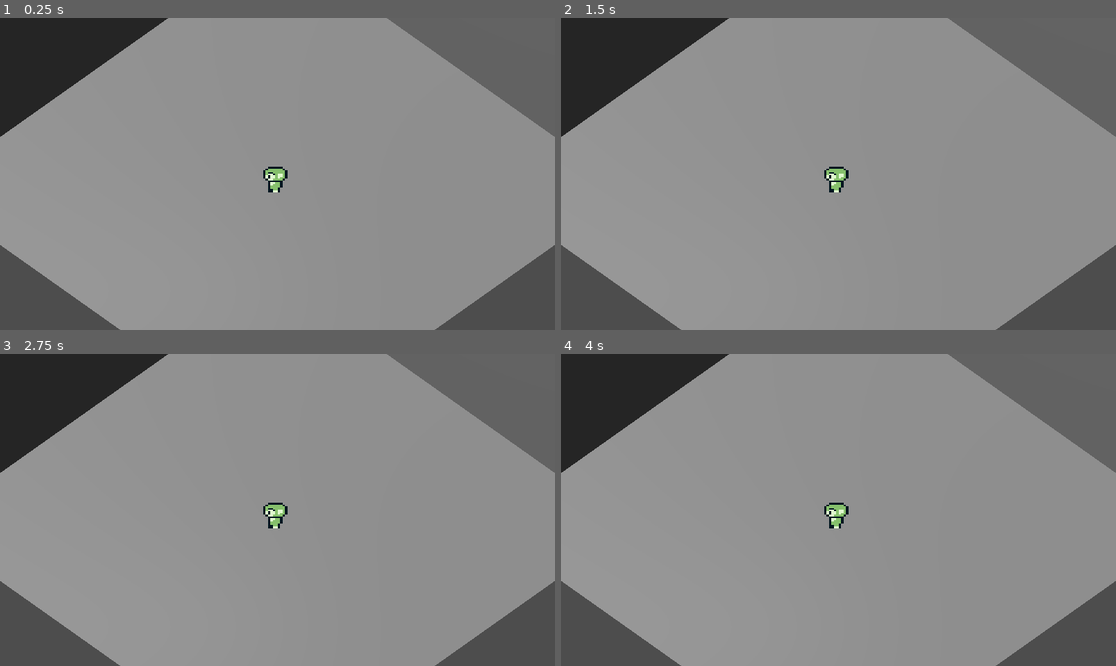
Above: before the commit, frames 1-4 (two rows, left to right).
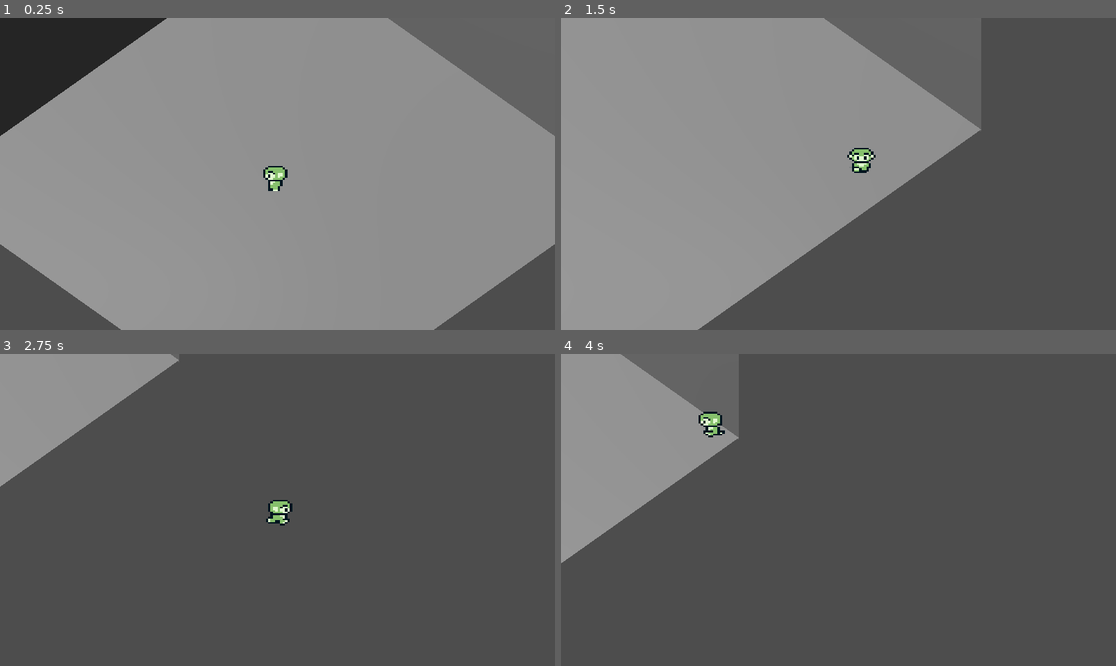
Above: after the commit, the same moments.

Repository: karuBeL/Diplomna
Game: Godot game, scene res://World/world.tscn
Two runs of this game, one before a commit and one after it. Both use one fixed random seed, a clock stepped at 60 frames per second and the inputs below. Before the commit the project has no main scene; this scene is started directly in both runs.
Inputs:
- Up to frame 1 (0.25 s): no input
- Up to frame 2 (1.5 s): tap Enter at 0.5 s; hold D (move_right) 0.53-1.28 s; hold S (move_backwards) from 1.28 s (still down)
- Up to frame 3 (2.75 s): release S (move_backwards) at 2.03 s; hold D (move_right) from 2.03 s (still down)
- Up to frame 4 (4 s): release D (move_right) at 2.78 s; hold W (move_forwards) 2.78-3.53 s; hold A (move_left) from 3.53 s (still down)

The runs differ from the first frame. In frame 1, 0.3% of the frame differs, in the area x 0-100%, y 0-100%; in frame 2, 46%; in frame 3, 87%; in frame 4, 81%.

Commit message:
Fixed file paths

Diff:
--- a/Enemy/CharacterBody3D.gd
+++ /dev/null
@@ -1,19 +0,0 @@
-extends CharacterBody3D
-
-
-const SPEED = 5.0
-
-func _ready():
-	#Input.mouse_mode = Input.MOUSE_MODE_CAPTURED
-	pass
-
-func _physics_process(delta):
-
-	if direction:
-		velocity.x = direction.x * SPEED
-		velocity.z = direction.z * SPEED
-	else:
-		velocity.x = move_toward(velocity.x, 0, SPEED)
-		velocity.z = move_toward(velocity.z, 0, SPEED)
-
-	move_and_slide()
--- a/Enemy/enemy.tscn
+++ /dev/null
@@ -1,14 +0,0 @@
-[gd_scene load_steps=3 format=3 uid="uid://mktlji5aombg"]
-
-[ext_resource type="Texture2D" path="res://icon.svg" id="1_twxia"]
-
-[sub_resource type="BoxShape3D" id="BoxShape3D_kvfjq"]
-size = Vector3(1.3, 1.3, 0.01)
-
-[node name="Enemy" type="CharacterBody3D"]
-
-[node name="CollisionShape3D" type="CollisionShape3D" parent="."]
-shape = SubResource("BoxShape3D_kvfjq")
-
-[node name="Sprite3D" type="Sprite3D" parent="CollisionShape3D"]
-texture = ExtResource("1_twxia")
--- a/Player/player.tscn
+++ b/Player/player.tscn
@@ -1,6 +1,6 @@
-[gd_scene load_steps=38 format=3 uid="uid://b8bco488vq7mi"]
-
-[ext_resource type="Script" path="res://player.gd" id="1_0xddf"]
+[gd_scene load_steps=38 format=3 uid="uid://cdy4cghohpe0p"]
+
+[ext_resource type="Script" path="res://Player/player.gd" id="1_g7hk5"]
 [ext_resource type="Texture2D" uid="uid://cbuabnbxvl0qk" path="res://assets/character_sprite_test.png" id="2_v8wcy"]
 
 [sub_resource type="BoxShape3D" id="BoxShape3D_pb3c2"]
@@ -291,7 +291,7 @@
 transform = Transform3D(-4.37114e-08, 0, -1, 0, 1, 0, 1, 0, -4.37114e-08, 0, -0.810647, 0)
 collision_layer = 2
 collision_mask = 3
-script = ExtResource("1_0xddf")
+script = ExtResource("1_g7hk5")
 
 [node name="CollisionShape3D" type="CollisionShape3D" parent="."]
 transform = Transform3D(-4.37114e-08, 0, -1, 0, 1, 0, 1, 0, -4.37114e-08, 0, 1.61385, 0)
@@ -305,4 +305,4 @@
 texture_filter = 0
 sprite_frames = SubResource("SpriteFrames_neafe")
 animation = &"testLeftCamera"
-frame_progress = 0.301032
+frame_progress = 0.150109
--- a/World/world.tscn
+++ b/World/world.tscn
@@ -1,8 +1,8 @@
 [gd_scene load_steps=7 format=3 uid="uid://cvfuic65orvui"]
 
-[ext_resource type="PackedScene" uid="uid://euwu1a7qpr7o" path="res://room.tscn" id="1_dnfyr"]
-[ext_resource type="PackedScene" uid="uid://b8bco488vq7mi" path="res://player.tscn" id="2_hmugm"]
-[ext_resource type="Script" path="res://CameraPlayer.gd" id="3_c17pr"]
+[ext_resource type="PackedScene" uid="uid://euwu1a7qpr7o" path="res://Room/room.tscn" id="1_dnfyr"]
+[ext_resource type="PackedScene" uid="uid://cdy4cghohpe0p" path="res://Player/player.tscn" id="2_hmugm"]
+[ext_resource type="Script" path="res://World/CameraPlayer.gd" id="3_c17pr"]
 
 [sub_resource type="Environment" id="Environment_ow6rj"]
 
--- /dev/null
+++ b/icon.svg
@@ -0,0 +1 @@
+<svg height="128" width="128" xmlns="http://www.w3.org/2000/svg"><rect x="2" y="2" width="124" height="124" rx="14" fill="#363d52" stroke="#212532" stroke-width="4"/><g transform="scale(.101) translate(122 122)"><g fill="#fff"><path d="M105 673v33q407 354 814 0v-33z"/><path fill="#478cbf" d="m105 673 152 14q12 1 15 14l4 67 132 10 8-61q2-11 15-15h162q13 4 15 15l8 61 132-10 4-67q3-13 15-14l152-14V427q30-39 56-81-35-59-83-108-43 20-82 47-40-37-88-64 7-51 8-102-59-28-123-42-26 43-46 89-49-7-98 0-20-46-46-89-64 14-123 42 1 51 8 102-48 27-88 64-39-27-82-47-48 49-83 108 26 42 56 81zm0 33v39c0 276 813 276 813 0v-39l-134 12-5 69q-2 10-14 13l-162 11q-12 0-16-11l-10-65H447l-10 65q-4 11-16 11l-162-11q-12-3-14-13l-5-69z"/><path d="M483 600c3 34 55 34 58 0v-86c-3-34-55-34-58 0z"/><circle cx="725" cy="526" r="90"/><circle cx="299" cy="526" r="90"/></g><g fill="#414042"><circle cx="307" cy="532" r="60"/><circle cx="717" cy="532" r="60"/></g></g></svg>
--- a/project.godot
+++ b/project.godot
@@ -11,7 +11,7 @@
 [application]
 
 config/name="Projects"
-run/main_scene="res://world.tscn"
+run/main_scene="res://World/world.tscn"
 config/features=PackedStringArray("4.1", "Forward Plus")
 config/icon="res://icon.svg"
 
--- /dev/null
+++ b/room.tscn
@@ -0,0 +1,47 @@
+[gd_scene load_steps=4 format=3 uid="uid://b8mkdwx6imogd"]
+
+[sub_resource type="PlaneMesh" id="PlaneMesh_7u065"]
+
+[sub_resource type="PlaneMesh" id="PlaneMesh_1ccus"]
+
+[sub_resource type="BoxShape3D" id="BoxShape3D_1rtdb"]
+size = Vector3(2, 0.01, 2)
+
+[node name="Room" type="MeshInstance3D"]
+transform = Transform3D(10.4229, 0, 0, 0, 10.4229, 0, 0, 0, 10.4229, 0, 0, 0)
+mesh = SubResource("PlaneMesh_7u065")
+
+[node name="Wall" type="MeshInstance3D" parent="."]
+transform = Transform3D(1, 0, 0, 0, -4.37114e-08, 0.5, 0, -1, -2.18557e-08, 0, 0.487481, 1)
+mesh = SubResource("PlaneMesh_1ccus")
+
+[node name="StaticBody3D" type="StaticBody3D" parent="Wall"]
+transform = Transform3D(1, 0, 0, 0, 1, -1.77636e-15, 0, 7.10543e-15, 1, 0, 0, 0)
+collision_mask = 7
+
+[node name="CollisionShape3D" type="CollisionShape3D" parent="Wall/StaticBody3D"]
+transform = Transform3D(1, 0, 0, 0, 1, -4.61853e-14, 0, 4.26326e-14, 1, 0, 0, 0)
+shape = SubResource("BoxShape3D_1rtdb")
+
+[node name="Wall2" type="MeshInstance3D" parent="."]
+transform = Transform3D(-1, 8.74228e-08, 0, 3.82137e-15, 4.37114e-08, 0.5, 8.74228e-08, 1, -2.18557e-08, 0, 0.487481, -1)
+mesh = SubResource("PlaneMesh_1ccus")
+
+[node name="StaticBody3D" type="StaticBody3D" parent="Wall2"]
+collision_mask = 7
+
+[node name="CollisionShape3D" type="CollisionShape3D" parent="Wall2/StaticBody3D"]
+transform = Transform3D(1, 0, 0, 0, 1, -4.61853e-14, 0, 4.26326e-14, 1, 0, 0, 0)
+shape = SubResource("BoxShape3D_1rtdb")
+
+[node name="Wall3" type="MeshInstance3D" parent="."]
+transform = Transform3D(1.31134e-07, 1, 0, 4.37114e-08, -3.55271e-15, 0.5, 1, -1.31134e-07, -2.18557e-08, -1, 0.487481, 1.31134e-07)
+mesh = SubResource("PlaneMesh_1ccus")
+
+[node name="StaticBody3D" type="StaticBody3D" parent="Wall3"]
+transform = Transform3D(1, 0, 1.77636e-15, 0, 1, 2.11758e-22, -7.10543e-15, 1.69407e-21, 1, 0, 0, 0)
+collision_mask = 7
+
+[node name="CollisionShape3D" type="CollisionShape3D" parent="Wall3/StaticBody3D"]
+transform = Transform3D(1, 0, 0, 0, 1, -4.61853e-14, 0, 4.26326e-14, 1, 0, 0, 0)
+shape = SubResource("BoxShape3D_1rtdb")
Not shown, added: icon.svg.import
